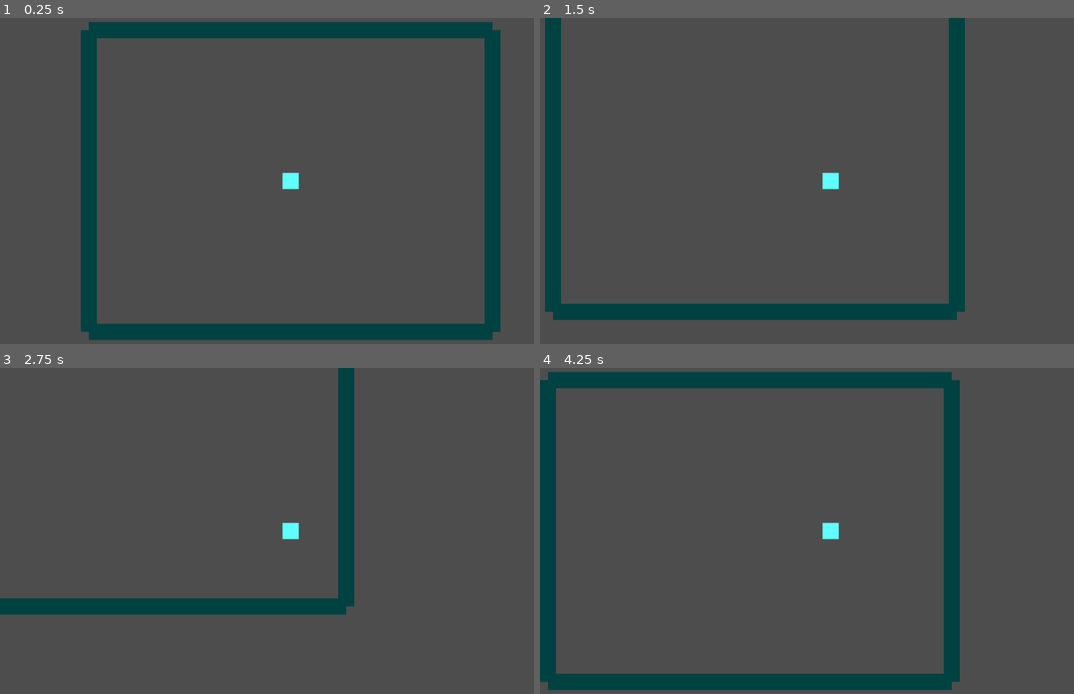
Above: before the commit, frames 1-4 (two rows, left to right).
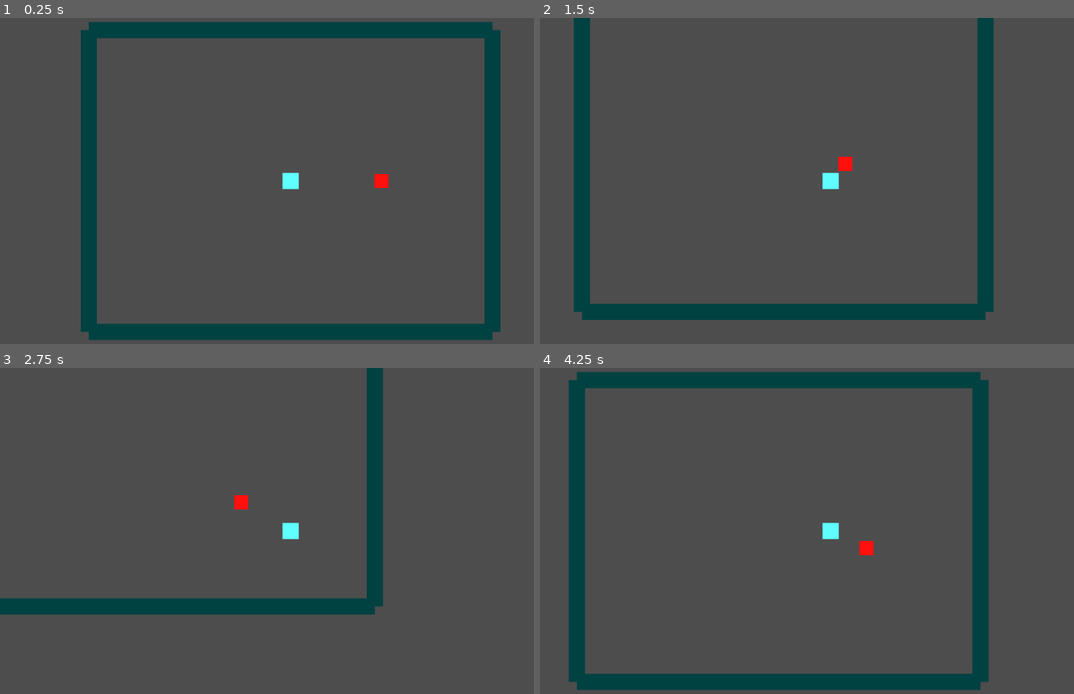
Above: after the commit, the same moments.

Repository: Litrudy/combine-dao
Game: Godot game, scene res://scenes/player/realm_test_map.tscn
Two runs of this game, one before a commit and one after it. Both use one fixed random seed, a clock stepped at 60 frames per second and the inputs below.
Inputs:
- Up to frame 1 (0.25 s): no input
- Up to frame 2 (1.5 s): tap Enter at 0.5 s; hold D (move_right) 0.53-1.28 s; tap K at 0.6 s; hold S (move_down) from 1.28 s (still down); tap H at 1.35 s
- Up to frame 3 (2.75 s): release S (move_down) at 2.03 s; hold D (move_right) from 2.03 s (still down); tap K at 2.1 s
- Up to frame 4 (4.25 s): release D (move_right) at 2.78 s; hold W (move_up) 2.78-3.53 s; tap H at 2.85 s; hold A (move_left) from 3.53 s (still down); tap K at 3.6 s

The runs differ from the first frame. In frame 1, 0.1% of the frame differs, in the area x 70-73%, y 47-53%; in frame 2, 11%; in frame 3, 4.7%; in frame 4, 12%, in the area x 0-85%, y 1-99%.

Commit message:
feat: 实现妖兽追踪与接触攻击

Diff:
--- /dev/null
+++ b/scenes/enemy/beast.gd
@@ -0,0 +1,72 @@
+extends CharacterBody2D
+## 妖兽
+## M1 任务 3 —— 自动追踪并攻击 "player" 组中的玩家。
+## 仅含追踪与攻击逻辑，不含玩家攻击 / 死亡掉落 / 机缘系统。
+
+## 移动速度（像素 / 秒）
+@export var move_speed: float = 80.0
+## 攻击范围（像素），进入此范围内停止移动并攻击
+@export var attack_range: float = 40.0
+## 单次攻击伤害
+@export var attack_damage: int = 5
+## 攻击冷却时间（秒）
+@export var attack_cooldown: float = 1.0
+
+## 目标玩家节点
+var _player: Node2D
+## 当前攻击冷却剩余时间，<=0 时可再次攻击
+var _attack_timer: float = 0.0
+
+
+func _ready() -> void:
+	# 漂浮模式，适合俯视角无重力移动
+	motion_mode = CharacterBody2D.MOTION_MODE_FLOATING
+	# 寻找 "player" 组中的玩家节点
+	_acquire_player()
+
+
+func _physics_process(delta: float) -> void:
+	# 冷却计时递减
+	if _attack_timer > 0.0:
+		_attack_timer -= delta
+
+	# 没有目标则尝试重新获取（玩家可能尚未就绪）
+	if not is_instance_valid(_player):
+		_acquire_player()
+		velocity = Vector2.ZERO
+		move_and_slide()
+		return
+
+	# 计算与玩家的距离
+	var distance: float = global_position.distance_to(_player.global_position)
+
+	if distance <= attack_range:
+		# 进入攻击范围：停止移动并尝试攻击
+		velocity = Vector2.ZERO
+		_try_attack()
+	else:
+		# 否则朝玩家方向移动
+		var direction: Vector2 = global_position.direction_to(_player.global_position)
+		velocity = direction * move_speed
+
+	move_and_slide()
+
+
+## 从 "player" 组中获取玩家节点
+func _acquire_player() -> void:
+	_player = get_tree().get_first_node_in_group("player")
+
+
+## 尝试攻击玩家（受冷却限制）
+func _try_attack() -> void:
+	# 冷却未结束则不攻击
+	if _attack_timer > 0.0:
+		return
+
+	# 获取玩家的 Vitals 子节点并造成伤害
+	var vitals: Vitals = _player.get_node_or_null("Vitals") as Vitals
+	if vitals != null:
+		vitals.take_damage(attack_damage)
+
+	# 重置冷却
+	_attack_timer = attack_cooldown
--- /dev/null
+++ b/scenes/enemy/beast.tscn
@@ -0,0 +1,16 @@
+[gd_scene format=3 uid="uid://no6vpd7vpph5"]
+
+[ext_resource type="Script" uid="uid://bv34p5uvt6tws" path="res://scenes/enemy/beast.gd" id="1_s6uuk"]
+
+[sub_resource type="RectangleShape2D" id="RectangleShape2D_5m1xp"]
+size = Vector2(28, 28)
+
+[node name="Beast" type="CharacterBody2D" unique_id=748534951]
+script = ExtResource("1_s6uuk")
+
+[node name="Visual" type="Polygon2D" parent="." unique_id=1926268240]
+color = Color(1, 0.0627451, 0.050980393, 1)
+polygon = PackedVector2Array(-14, -14, 14, -14, 14, 14, -14, 14)
+
+[node name="CollisionShape2D" type="CollisionShape2D" parent="." unique_id=1742787428]
+shape = SubResource("RectangleShape2D_5m1xp")
--- a/scenes/player/cultivator.tscn
+++ b/scenes/player/cultivator.tscn
@@ -6,7 +6,7 @@
 [sub_resource type="RectangleShape2D" id="RectangleShape2D_47jo8"]
 size = Vector2(32, 32)
 
-[node name="Cultivator" type="CharacterBody2D" unique_id=655860919]
+[node name="Cultivator" type="CharacterBody2D" unique_id=655860919 groups=["player"]]
 script = ExtResource("1_47jo8")
 
 [node name="Visual" type="Polygon2D" parent="." unique_id=2016236952]
--- a/scenes/player/realm_test_map.tscn
+++ b/scenes/player/realm_test_map.tscn
@@ -1,6 +1,7 @@
 [gd_scene format=3 uid="uid://dntw8owtqee8b"]
 
 [ext_resource type="PackedScene" uid="uid://bxsygin1jwpxk" path="res://scenes/player/cultivator.tscn" id="1_c7xc1"]
+[ext_resource type="PackedScene" uid="uid://no6vpd7vpph5" path="res://scenes/enemy/beast.tscn" id="2_y2vg1"]
 
 [sub_resource type="RectangleShape2D" id="RectangleShape2D_c7xc1"]
 size = Vector2(32, 32)
@@ -74,3 +75,7 @@
 [node name="Visual" type="Polygon2D" parent="WallRight" unique_id=676694082]
 color = Color(2.8878452e-07, 0.25704286, 0.26021704, 1)
 polygon = PackedVector2Array(-16, -300, 16, -300, 16, 300, -16, 300)
+
+[node name="Beast" parent="WallRight" unique_id=748534951 instance=ExtResource("2_y2vg1")]
+position = Vector2(-200, 0)
+motion_mode = 1
Not shown, added: scenes/enemy/beast.gd.uid
